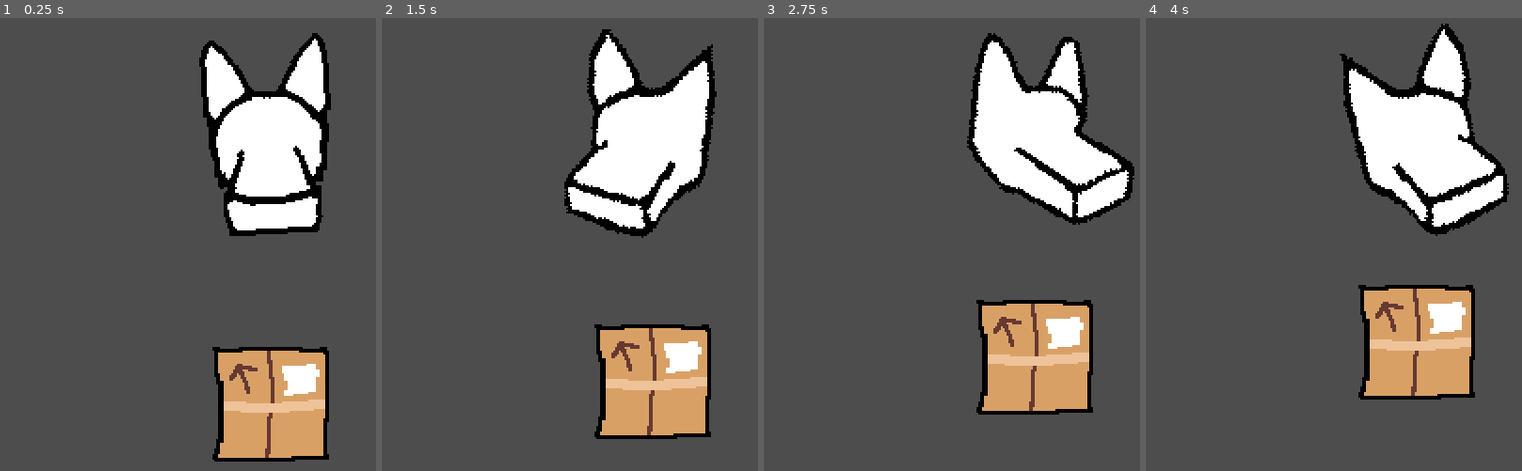
Above: before the commit, frames 1-4 (left to right).
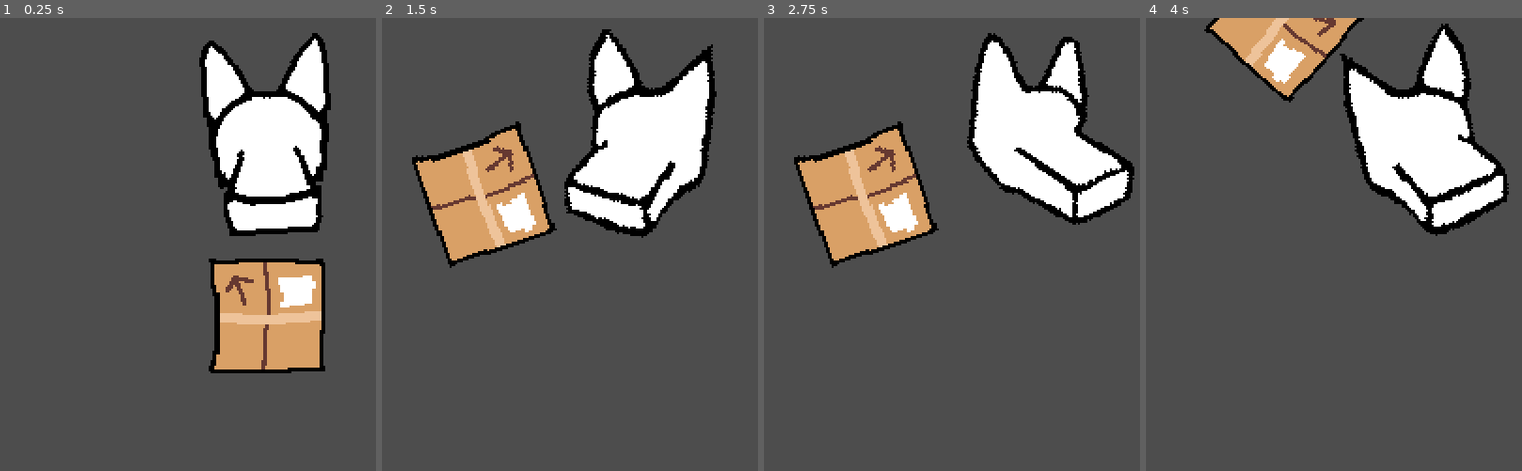
Above: after the commit, the same moments.

Repository: kennethbchen/RGHRGHRGH-Game
Game: Godot game, scene res://scenes/game.tscn
The game is run twice, just before and just after one commit, with the same random seed, the same clock (stepped at 60 frames per second) and the same inputs.
Inputs (mouse positions are in pixels of both pictures, inside the frame that each line leads up to):
- Up to frame 1 (0.25 s): no input
- Up to frame 2 (1.5 s): move the mouse to (outside the picture) at 0.52 s; press the mouse at (outside the picture) at 0.53 s; move the mouse to (539, 353) at 1.27 s; release the mouse at (539, 353) at 1.28 s; click (539, 353) at 1.35 s
- Up to frame 3 (2.75 s): move the mouse to (1106, 190) at 2.02 s; press the mouse at (1106, 190) at 2.03 s
- Up to frame 4 (4 s): move the mouse to (1394, 443) at 2.77 s; release the mouse at (1394, 443) at 2.78 s; click (1394, 443) at 2.85 s; move the mouse to (outside the picture) at 3.52 s; press the mouse at (outside the picture) at 3.53 s

The runs differ from the first frame. In frame 1, 12% of the frame differs, in the area x 55-88%, y 53-98%; in frame 2, 15%, in the area x 8-88%, y 22-93%; in frame 3, 15%; in frame 4, 12%.

Commit message:
Implemented inheriting positional and angular velocity when a bitten object is released

Diff:
--- a/scenes/game.tscn
+++ b/scenes/game.tscn
@@ -46,7 +46,7 @@
 
 [node name="Biteable" type="CharacterBody2D" parent="."]
 z_index = -1
-position = Vector2(157, 208)
+position = Vector2(155, 158)
 collision_layer = 0
 collision_mask = 0
 motion_mode = 1
--- a/scripts/biteable_prop.gd
+++ b/scripts/biteable_prop.gd
@@ -4,16 +4,37 @@
 
 var current_state: STATE = STATE.NORMAL
 
+var prev_rotation: float
+var prev_position: Vector2
+
+var angular_velocity: float = 0.0
+
+var estimated_velocity: Vector2
+var estimated_angular_velocity: float
+
 func _ready() -> void:
-	velocity = Vector2(0, -10)
+	pass
 
 func _process(delta: float) -> void:
 
 	match current_state:
 		STATE.NORMAL:
+
+			rotation += angular_velocity * delta
+
 			move_and_slide()
+
 		STATE.BITTEN:
-			# Don't do anything and just be controlled by biter
+			# Don't move and just be controlled by biter
+
+			# Estimate velocity based on diff between prev and current position
+			estimated_velocity = (position - prev_position) / delta
+			prev_position = global_position
+
+			# Estimate angular velocity
+			estimated_angular_velocity = (rotation - prev_rotation) / delta
+			prev_rotation = global_rotation
+
 			return
 
 func _on_bite_started() -> void:
@@ -22,3 +43,6 @@
 
 func _on_bite_ended() -> void:
 	current_state = STATE.NORMAL
+
+	velocity = estimated_velocity
+	angular_velocity = estimated_angular_velocity
